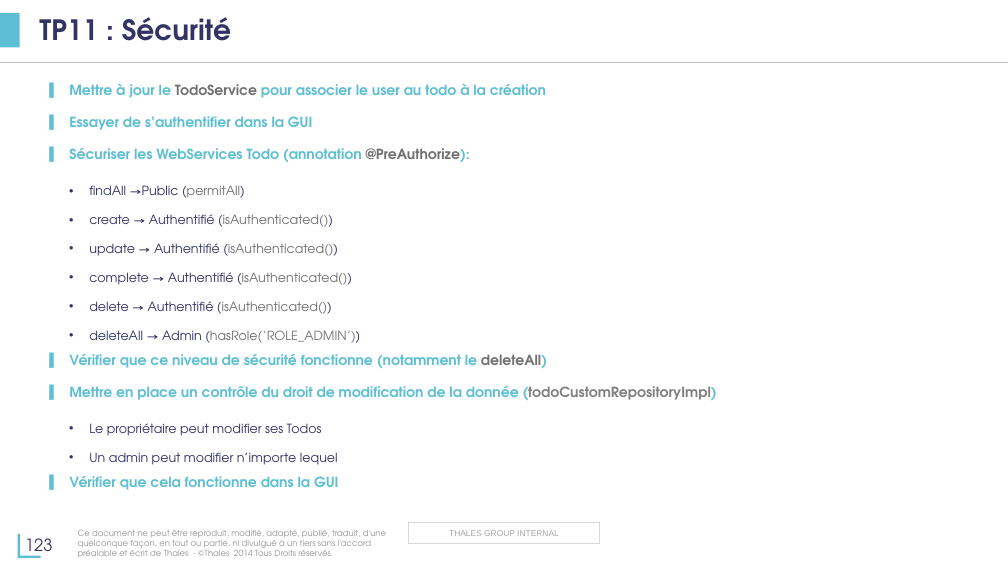
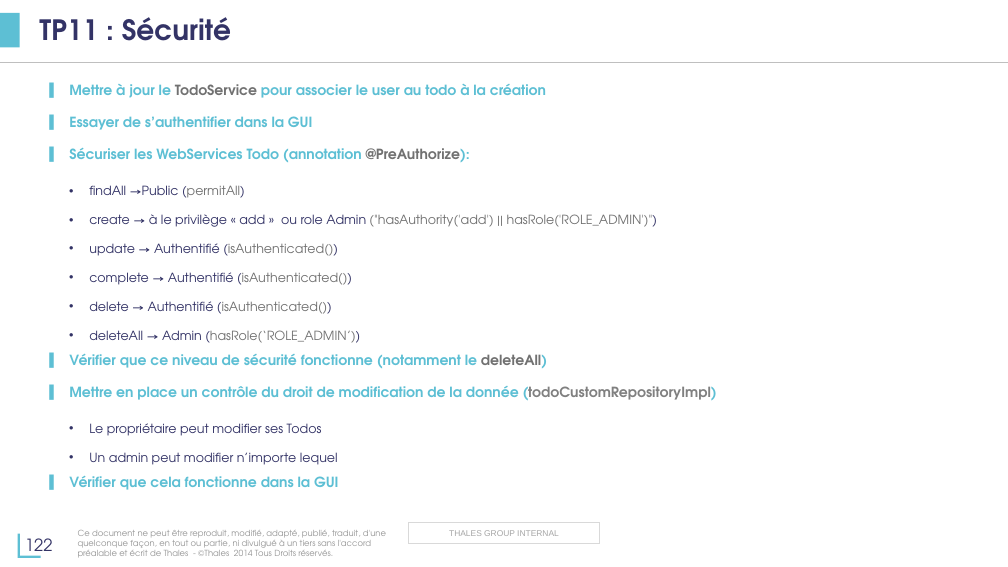
Before and after one commit to tsn-coding-dojo/java-spring-formation, a slide deck: slide 122 of présentation/Formation-Java.pptx (slide 123 before the commit). Drawn at 1008x567 pixels with LibreOffice and Linux fonts; fonts in the diff are those of the drawing; background and template pictures are left out. Boxes give left, top, right and bottom in pixels: in the first picture for what was removed or moved away, otherwise in the second. Text is boxed around its words. In the diff, an @@ line names an element or a change of style, - is before the commit and + after.

```diff
--- a/présentation/Formation-Java.pptx
+++ b/présentation/Formation-Java.pptx
@@ text at [89, 214, 657, 227]: text changed; text colour #333366 to #707070 @@
-  • create → Authentifié (isAuthenticated())
+  • create → à le privilège « add » ou role Admin ("hasAuthority('add') || hasRole('ROLE_ADMIN')")
@@ page number at [25, 538, 53, 558]: text changed @@
-123
+122
```
Also in this commit, not shown: 2 other slides changed, 1 slide removed, 19 other files.
